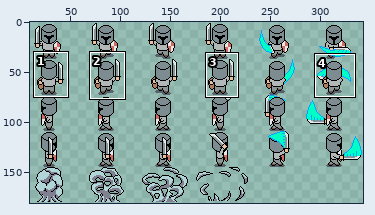
Two states of a sprite sheet, 2DGame/sprites/playerSheet.png. Above, an overview of the earlier version with the close-up marked.
Close-up. Before the edit:
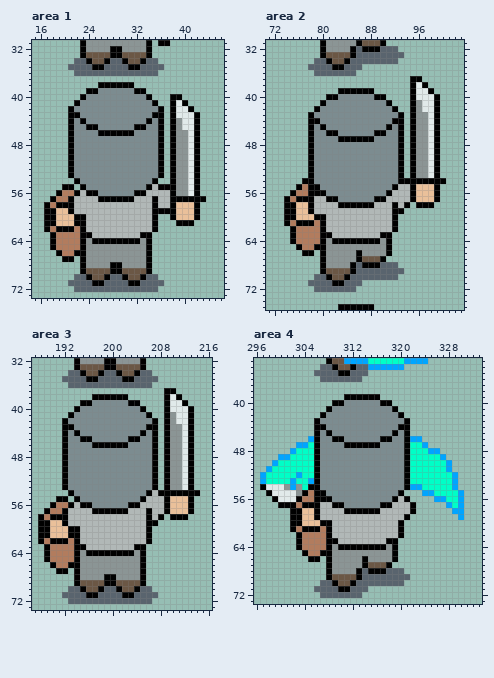
The file is 343x181 pixels. Shown: area 1: x 15..46, y 31..73; area 2: x 71..103, y 31..75; area 3: x 187..216, y 32..73; area 4: x 296..333, y 33..73. The wide view leaves out empty margins. The commit also changed other parts of the picture, which this record leaves out.
Now the later version:
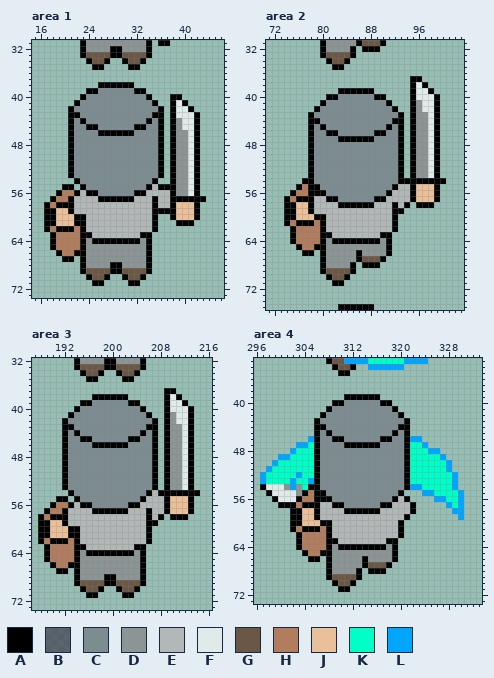
Palette (. is transparent): A #000000  B #3f3d50b2  C #7c8c90  D #8b9595  E #b1b8b7  F #e1eaea  G #6b5745  H #b27c5e  J #eac09a  K #00ffc7  L #00a5ff
Edits made:
--- area 1
@@ x 19..38 @@
 33 ....AGGGGAAGGGGA....
-34 ...BBAGGABBAGGABB...
-35 ..BBBBAABBBBAABBBB..
-36 ...BBBBBBBBBBBBBB...
+34 .....AGGA..AGGA.....
+35 ......AA....AA......
+36 ....................
 37 ....................
@@ x 19..38 @@
 69 ....AGGGGAAGGGGA....
-70 ...BBAGGABBAGGABB...
-71 ..BBBBAABBBBAABBBB..
-72 ...BBBBBBBBBBBBBB...
+70 .....AGGA..AGGA.....
+71 ......AA....AA......
+72 ....................
 73 ....................
--- area 2
@@ x 76..95 @@
 31 ....ADDDDDAGGGA.....
-32 ....ADDDDABAAABBB...
-33 ....AGGGGABBBBBBBB..
-34 ...BBAGGABBBBBBBB...
-35 ..BBBBAABBB.........
-36 ...BBBBBBB..........
+32 ....ADDDDA.AAA......
+33 ....AGGGGA..........
+34 .....AGGA...........
+35 ......AA............
+36 ....................
 37 ...................A
@@ x 76..95 @@
 67 ....ADDDDDAGGGA.....
-68 ....ADDDDABAAABBB...
-69 ....AGGGGABBBBBBBB..
-70 ...BBAGGABBBBBBBB...
-71 ..BBBBAABBB.........
-72 ...BBBBBBB..........
+68 ....ADDDDA.AAA......
+69 ....AGGGGA..........
+70 .....AGGA...........
+71 ......AA............
+72 ....................
 73 ....................
--- area 3
@@ x 190..209 @@
 33 ....AGGGGAAGGGGA....
-34 ...BBAGGABBAGGABB...
-35 ..BBBBAABBBBAABBBB..
-36 ...BBBBBBBBBBBBBB...
+34 .....AGGA..AGGA.....
+35 ......AA....AA......
+36 ....................
 37 ...................A
@@ x 190..209 @@
 69 ....AGGGGAAGGGGA....
-70 ...BBAGGABBAGGABB...
-71 ..BBBBAABBBBAABBBB..
-72 ...BBBBBBBBBBBBBB...
+70 .....AGGA..AGGA.....
+71 ......AA....AA......
+72 ....................
 73 ....................
--- area 4
@@ x 304..316 @@
 33 ....AGGLLLLKK
-34 ...BBAGGABBLL
-35 ..BBBBAABBB..
-36 ...BBBBBBB...
+34 .....AGGA..LL
+35 ......AA.....
+36 .............
 37 .............
@@ x 304..323 @@
 67 ....ADDDDDAGGGA.....
-68 ....ADDDDABAAABBB...
-69 ....AGGGGABBBBBBBB..
-70 ...BBAGGABBBBBBBB...
-71 ..BBBBAABBB.........
-72 ...BBBBBBB..........
+68 ....ADDDDA.AAA......
+69 ....AGGGGA..........
+70 .....AGGA...........
+71 ......AA............
+72 ....................
 73 ....................
